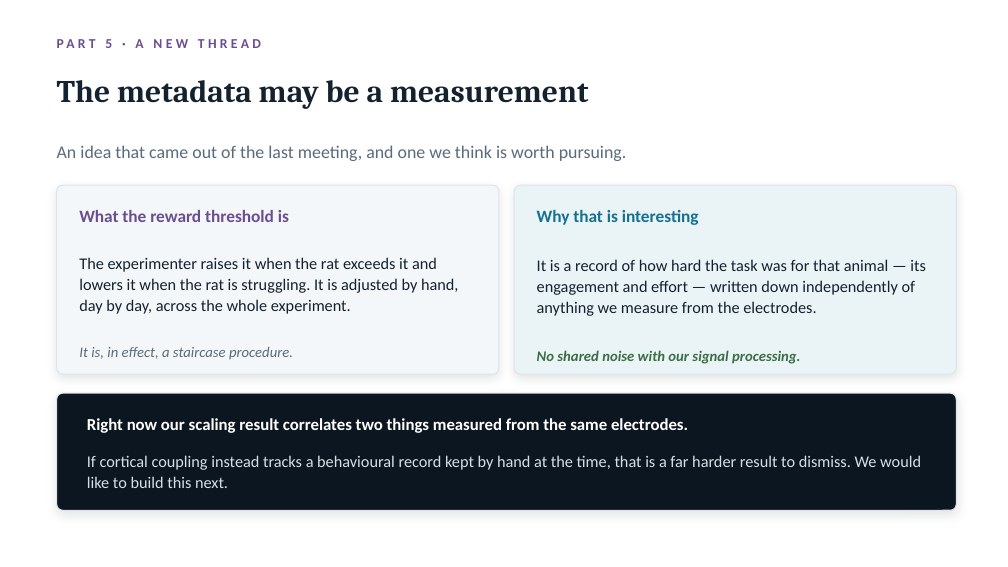
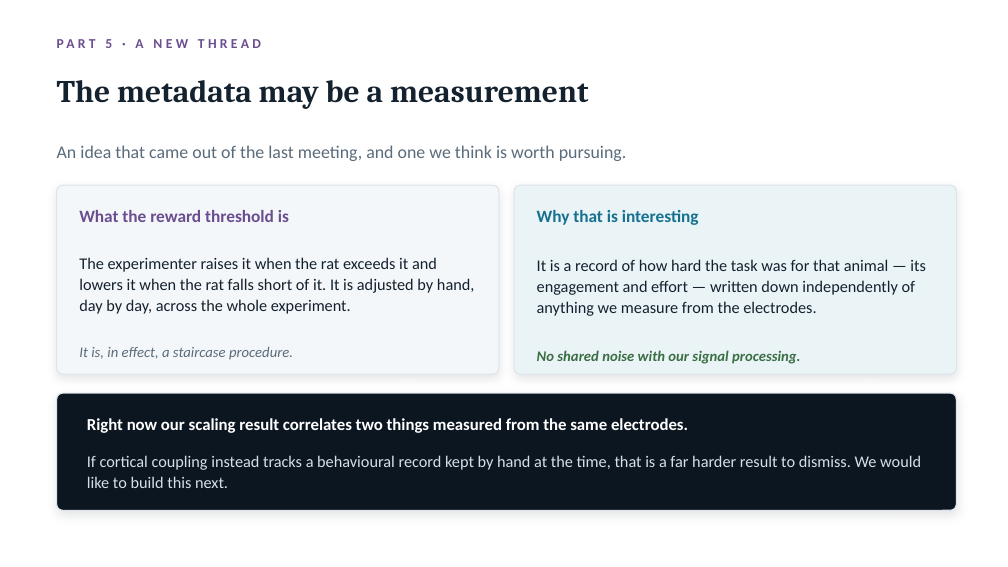
Before and after one commit to switchrao777/hroc-ncan, a slide deck: slide 27 of slides/HROC_Team_Presentation.pptx. Drawn at 1008x567 pixels with LibreOffice and Linux fonts; fonts in the diff are those of the drawing. Boxes give left, top, right and bottom in pixels: in the first picture for what was removed or moved away, otherwise in the second. Text is boxed around its words. In the diff, an @@ line names an element or a change of style, - is before the commit and + after.

```diff
--- a/slides/HROC_Team_Presentation.pptx
+++ b/slides/HROC_Team_Presentation.pptx
@@ text at box(79, 257, 474, 314): text changed @@
-The experimenter raises it when the rat exceeds it and lowers it when the rat is struggling. It is adjusted by hand, day by day, across the whole experiment.
+The experimenter raises it when the rat exceeds it and lowers it when the rat falls short of it. It is adjusted by hand, day by day, across the whole experiment.
```
Also in this commit, not shown: 11 other files.
